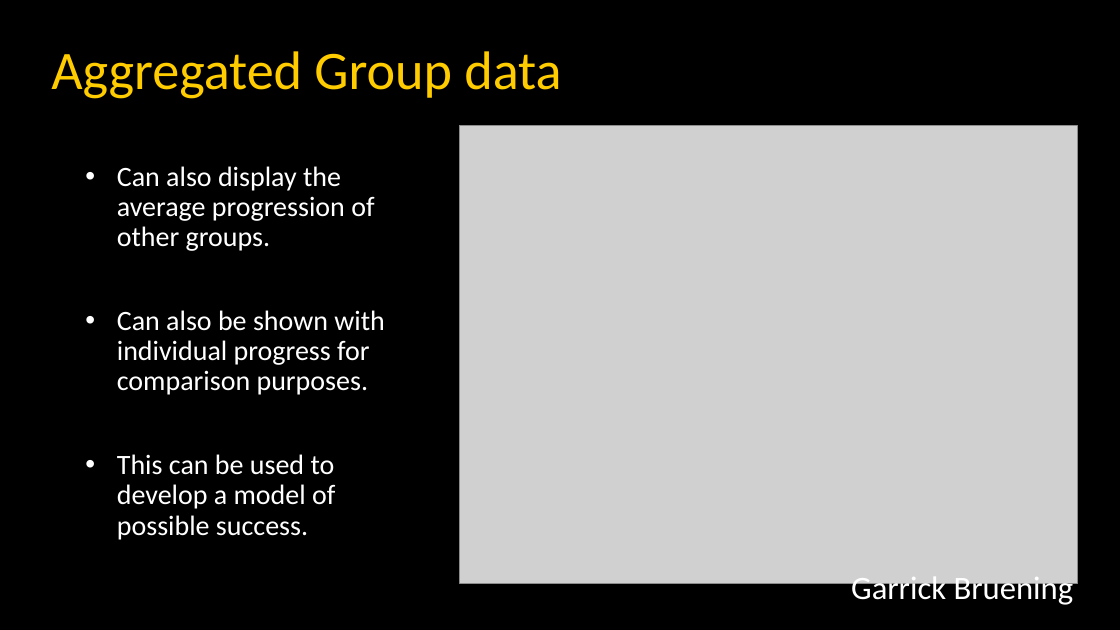
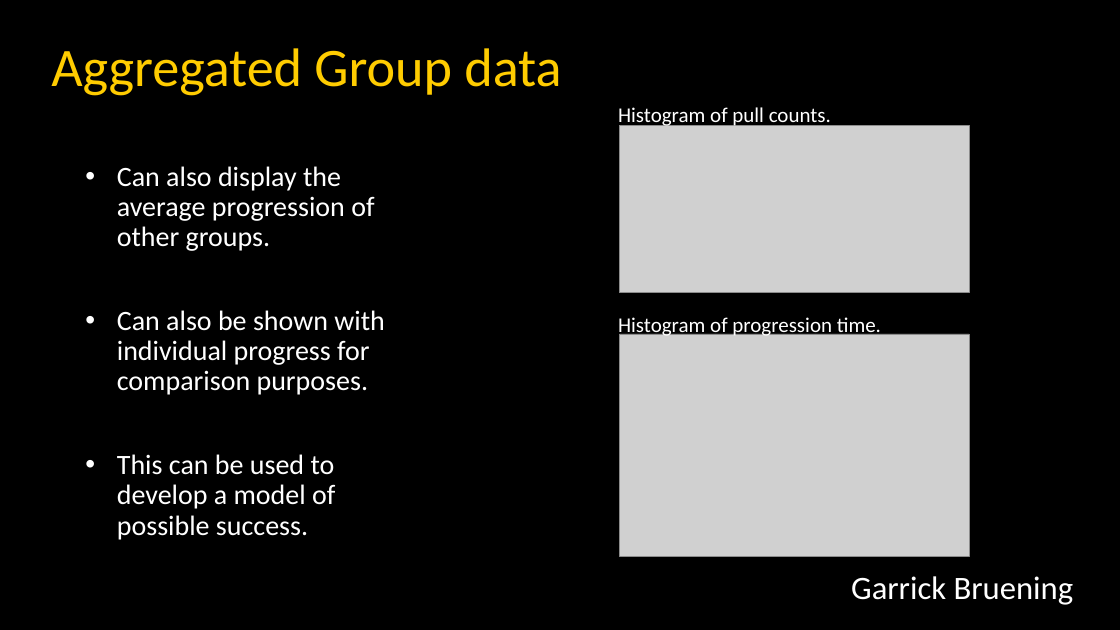
Before and after one commit to GBruening/succes_predictor, a slide deck: slide 5 of TDI/TDI_finals.pptx. Drawn at 1120x630 pixels with LibreOffice and Linux fonts; fonts in the diff are those of the drawing; grey boxes stand for pictures. Boxes give left, top, right and bottom in pixels: in the first picture for what was removed or moved away, otherwise in the second. Text is boxed around its words. In the diff, an @@ line names an element or a change of style, - is before the commit and + after.

```diff
--- a/TDI/TDI_finals.pptx
+++ b/TDI/TDI_finals.pptx
@@ text added at <box>618,107,831,128</box>, 18 pt, text #FFFFFF @@
+Histogram of pull counts.
@@ picture removed at <box>460,126,1077,584</box> @@
@@ picture added at <box>619,125,969,293</box> @@
@@ text added at <box>618,317,881,338</box>, 18 pt, text #FFFFFF @@
+Histogram of progression time.
@@ picture added at <box>619,334,969,557</box> @@
```
Also in this commit, not shown: 4 other slides changed, 15 other files.
